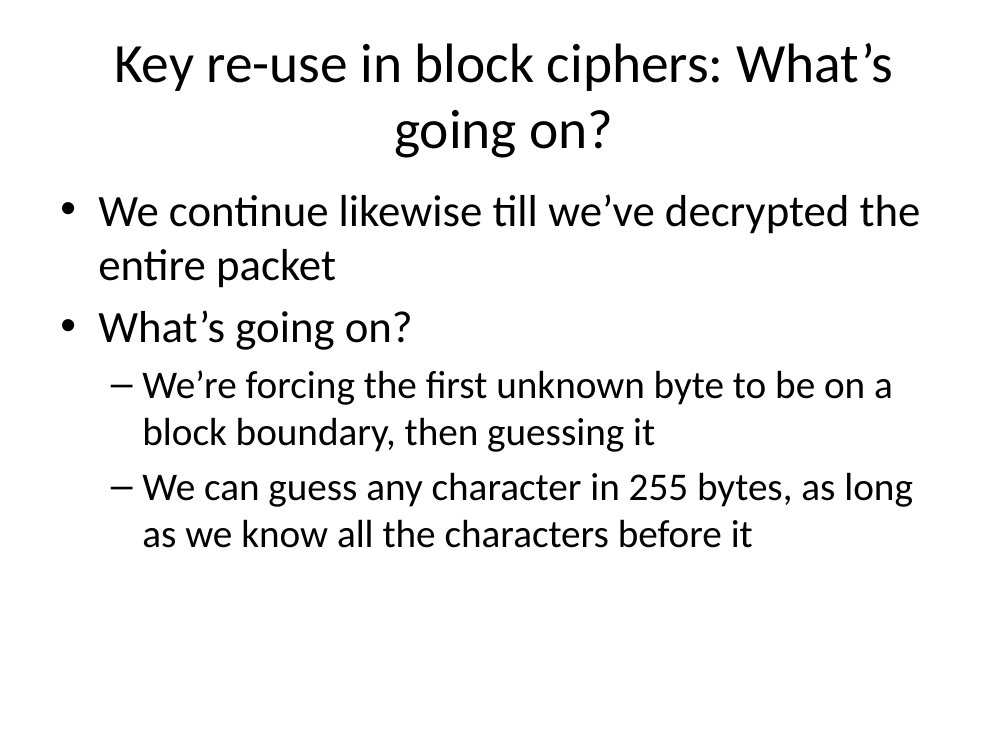
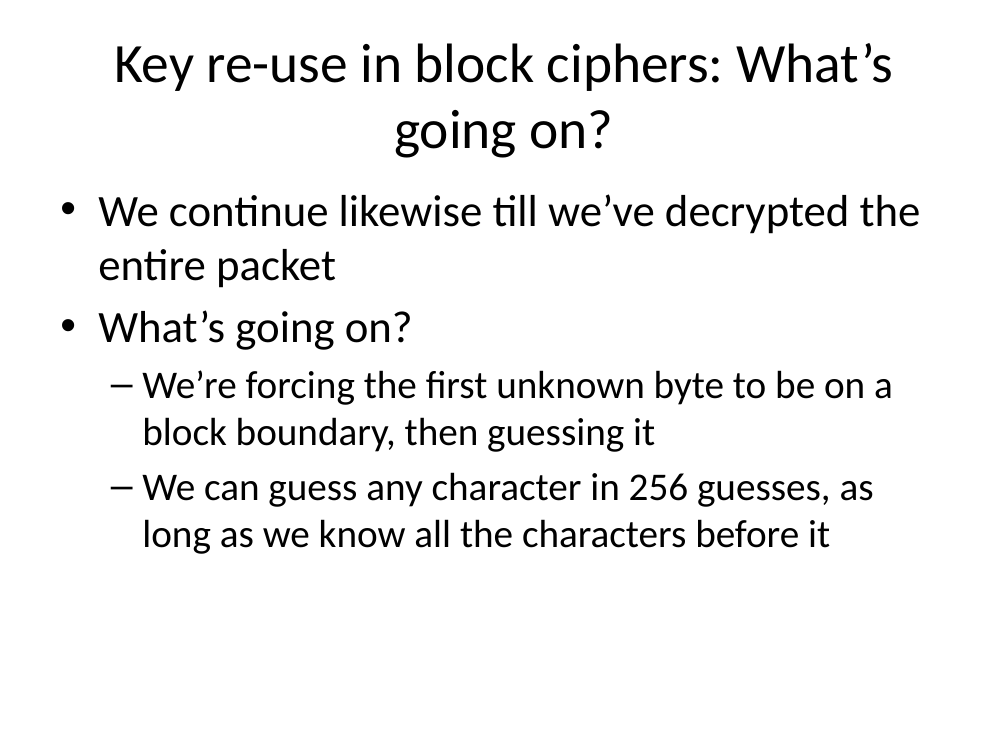
Before and after one commit to iagox86/2013-02-Shmoocon-talk, a slide deck: slide 45 of Shmoocon.pptx (slide 44 before the commit). Drawn at 1008x756 pixels with LibreOffice and Linux fonts; fonts in the diff are those of the drawing. Boxes give left, top, right and bottom in pixels: in the first picture for what was removed or moved away, otherwise in the second. Text is boxed around its words. In the diff, an @@ line names an element or a change of style, - is before the commit and + after.

```diff
--- a/Shmoocon.pptx
+++ b/Shmoocon.pptx
@@ text at <box>142,472,874,554</box>: text changed @@
-  – We can guess any character in 255 bytes, as long as we know all the characters before it
+  – We can guess any character in 256 guesses, as long as we know all the characters before it
```
Also in this commit, not shown: 34 other slides changed, 3 slides added, 4 slides removed, 1 other file.
